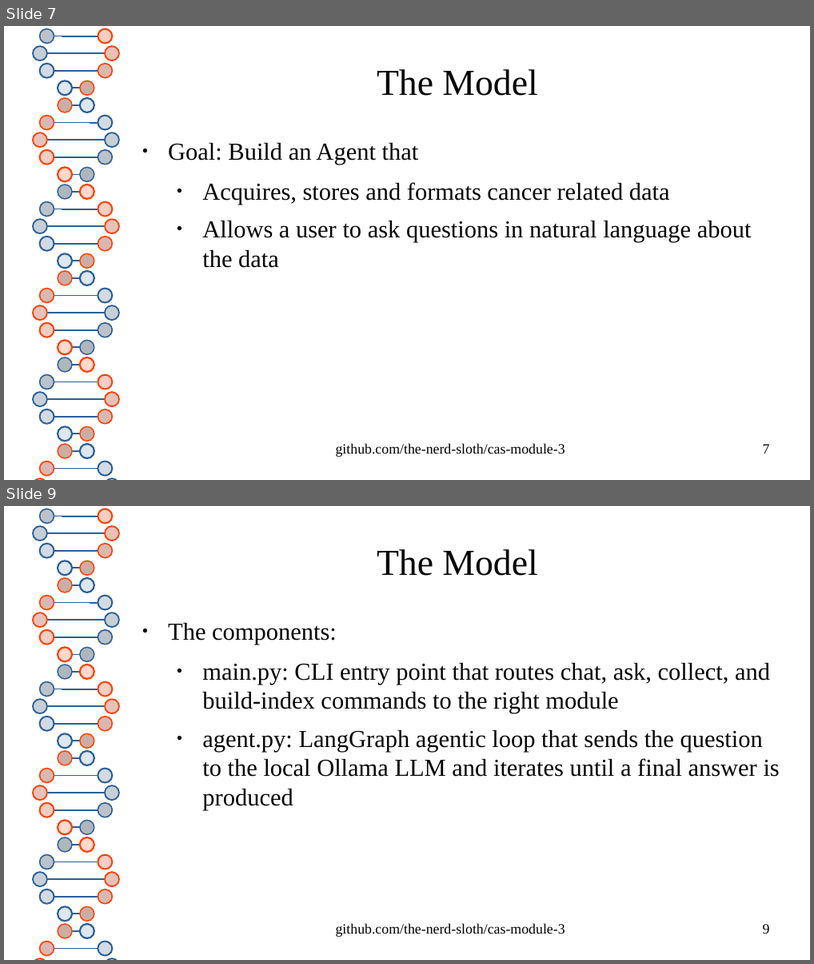
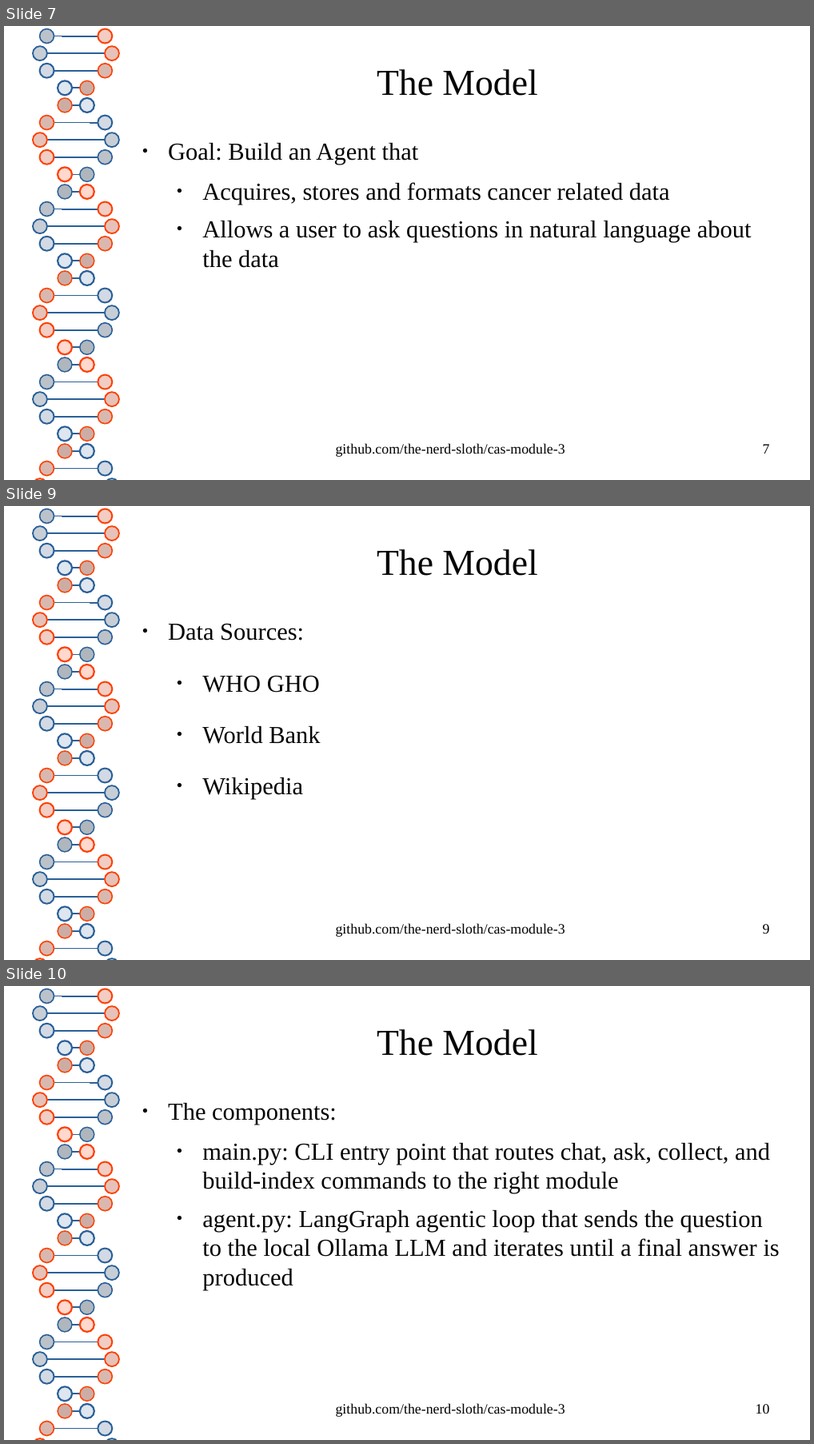
Before and after one commit to the-nerd-sloth/cas-module-3, a slide deck: presentation/agentic-cancer.odp. Shown one above the other, each under a label of ours: slides 7 and 9 before the commit, slides 7, 9 and 10 after it; the slides between them are not shown. The pictures are 814x964 and 814x1444 pixels, drawn with LibreOffice and Linux fonts; fonts in the diff are those of the drawing. Boxes give left, top, right and bottom in pixels: in the first picture for what was removed or moved away, otherwise in the second. Text is boxed around its words. In the diff, an @@ line names an element or a change of style, - is before the commit and + after.

```diff
--- a/presentation/agentic-cancer.odp
+++ b/presentation/agentic-cancer.odp
@@ slide 9 added at box(4, 506, 810, 960), background #FFFFFF; not listed: 80 template elements that a slide beside it also shows @@
@@ title added at box(377, 549, 538, 576), 36 pt, text #050505 @@
+The Model
@@ text added at box(168, 623, 320, 800), 24 pt, text #050505 @@
+● Data Sources:
+  ● WHO GHO
+  ● World Bank
+  ● Wikipedia
@@ text added at box(336, 923, 566, 936), 14 pt, text #000000 @@
+github.com/the-nerd-sloth/cas-module-3
@@ page number added at box(763, 924, 770, 933), 14 pt, text #000000 @@
+9
@@ what was slide 9 is now slide 10 @@
@@ page number at box(756, 1404, 770, 1413): text changed @@
-9
+10
```
Also in this commit, not shown: 2 slides changed, 1 other slide added, 1 slide removed.
